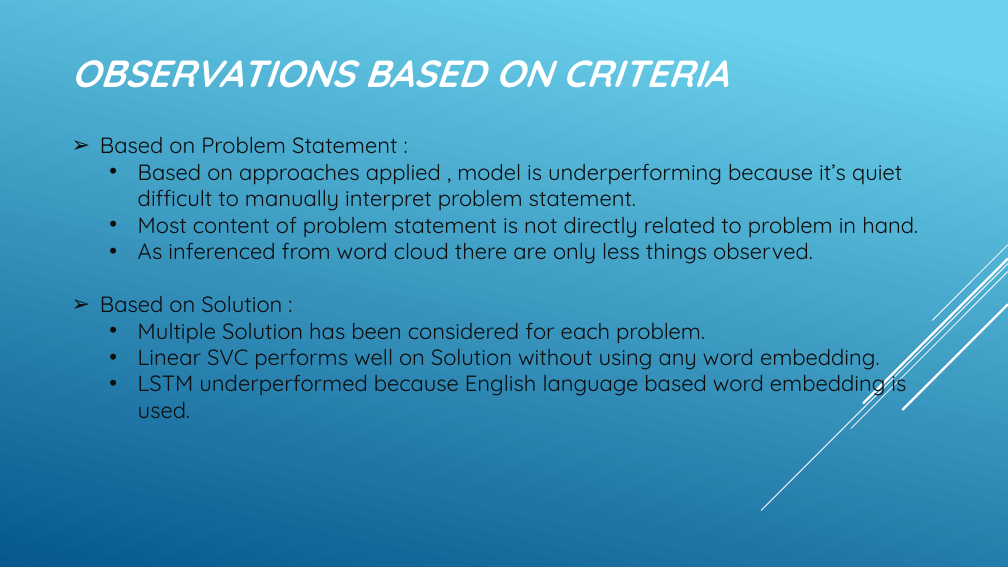
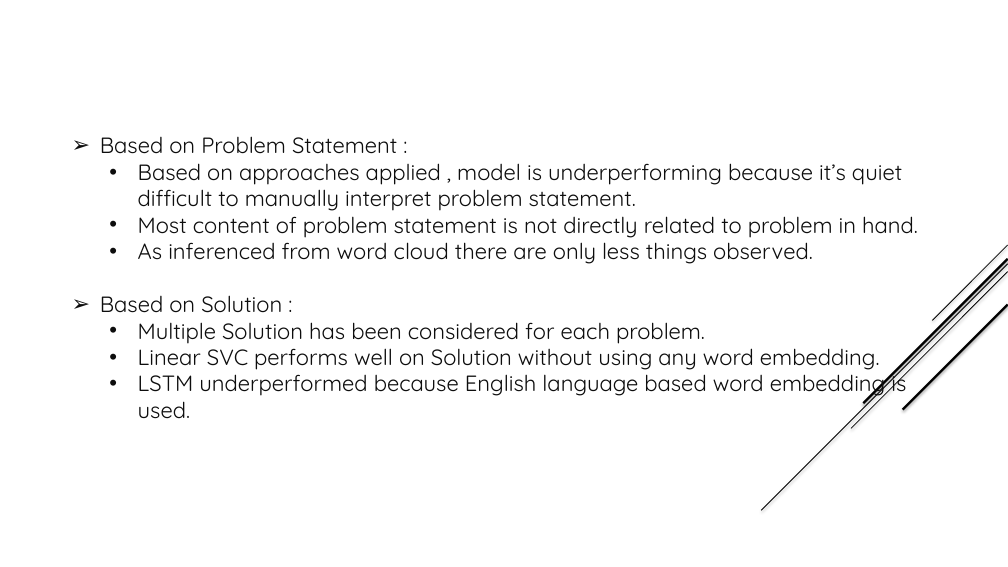
Before and after one commit to chittaranjan-rath/Parallel-Face-Recognition, a slide deck: slide 22 of Parellel_Face_Recognition.pptx (slide 11 before the commit). Drawn at 1008x567 pixels with LibreOffice and Linux fonts; fonts in the diff are those of the drawing. Boxes give left, top, right and bottom in pixels: in the first picture for what was removed or moved away, otherwise in the second. Text is boxed around its words. In the diff, an @@ line names an element or a change of style, - is before the commit and + after.

```diff
--- a/Parellel_Face_Recognition.pptx
+++ b/Parellel_Face_Recognition.pptx
@@ background gradient #6ED2EB to #06588E to #FFFFFF @@
@@ title removed at bbox=[71, 60, 728, 88] @@
-OBSERVATIONS BASED ON CRITERIA
@@ text "Based on Problem Statement :" at bbox=[100, 163, 918, 419]: indent changed @@
@@ line (1008, 264) - (761, 510): stroke #FFFFFF 0.75 pt to #000000 0.74 pt @@
@@ line (1008, 259) - (864, 403): stroke #FFFFFF 2.25 pt to #000000 2.24 pt @@
@@ line (1008, 245) - (932, 321): stroke #FFFFFF 0.75 pt to #000000 0.74 pt @@
@@ line (1008, 271) - (851, 429): stroke #FFFFFF 0.75 pt to #000000 0.74 pt @@
@@ line (1008, 305) - (903, 410): stroke #FFFFFF 2.25 pt to #000000 2.24 pt @@
```
Also in this commit, not shown: 9 other slides changed, 14 slides added, 3 slides removed.
